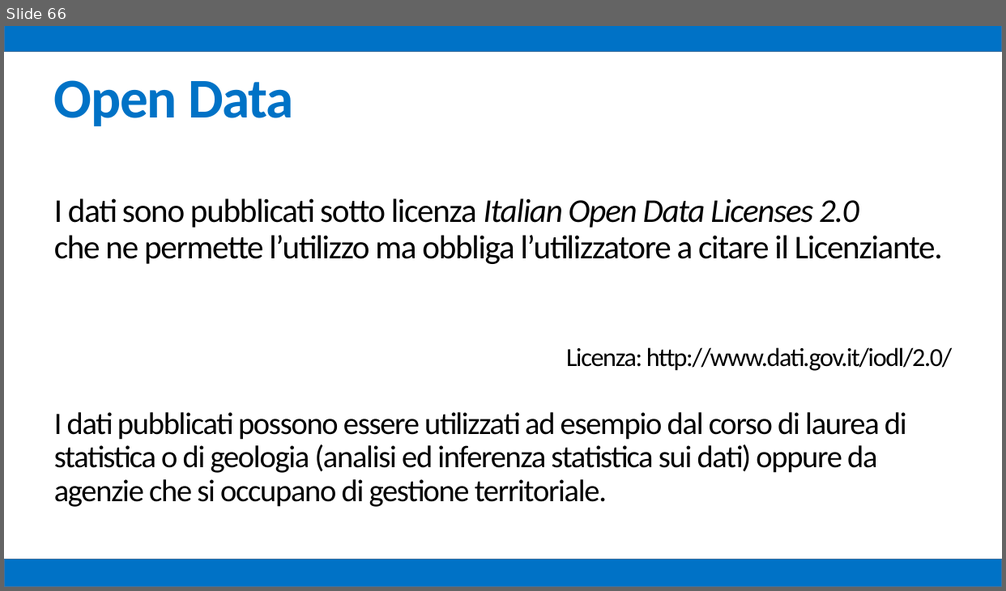
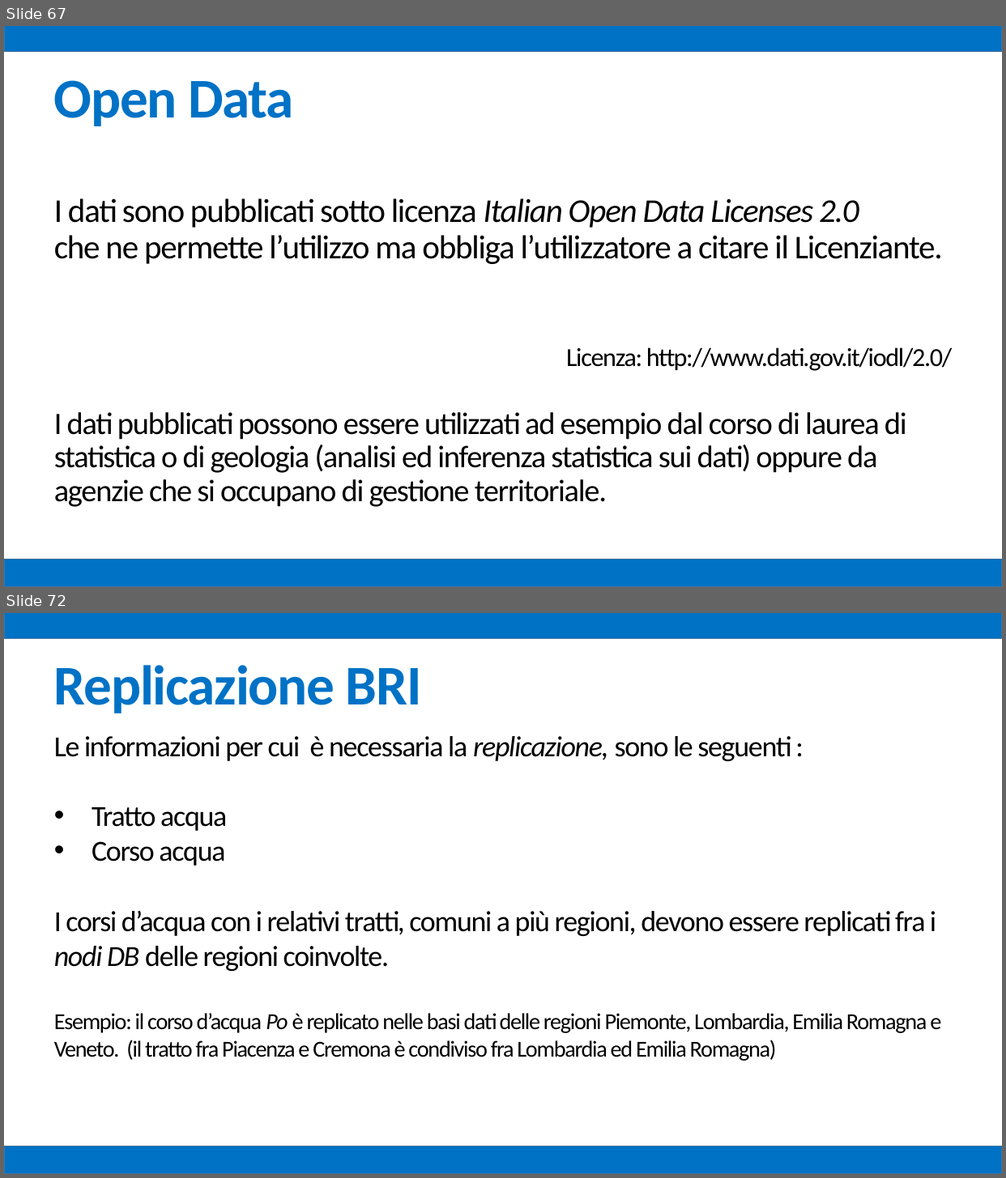
Before and after one commit to mz1991/ProgettoFebbraio2015, a slide deck: Febbraio 2015.pptx. Shown one above the other, each under a label of ours: slide 66 before the commit, slides 67 and 72 after it; the slides between them are not shown. The pictures are 1006x591 and 1006x1178 pixels, drawn with LibreOffice and Linux fonts; fonts in the diff are those of the drawing. Boxes give left, top, right and bottom in pixels: in the first picture for what was removed or moved away, otherwise in the second. Text is boxed around its words. In the diff, an @@ line names an element or a change of style, - is before the commit and + after.

```diff
--- a/Febbraio 2015.pptx
+++ b/Febbraio 2015.pptx
@@ slide 72 added at (4, 613, 1002, 1174), background #FFFFFF @@
@@ rectangle added at (4, 613, 1002, 639), fill #0072C6, outline #43739E 1 pt @@
@@ text added at (54, 665, 422, 713), 54 pt, text #0072C6, bold @@
+Replicazione BRI
@@ text added at (54, 736, 941, 1061), 28 pt, text #000000 @@
+Le informazioni per cui è necessaria la replicazione, sono le seguenti :
+• Tratto acqua
+• Corso acqua
+I corsi d’acqua con i relativi tratti, comuni a più regioni, devono essere replicati fra i nodi DB delle regioni coinvolte.
+Esempio: il corso d’acqua Po è replicato nelle basi dati delle regioni Piemonte, Lombardia, Emilia Romagna e Veneto. (il tratto fra Piacenza e Cremona è condiviso fra Lombardia ed Emilia Romagna)
@@ rectangle added at (4, 1146, 1002, 1174), fill #0072C6, outline #43739E 1 pt @@
@@ what was slide 66 is now slide 67 @@
```
Also in this commit, not shown: 4 slides changed, 10 other slides added.
